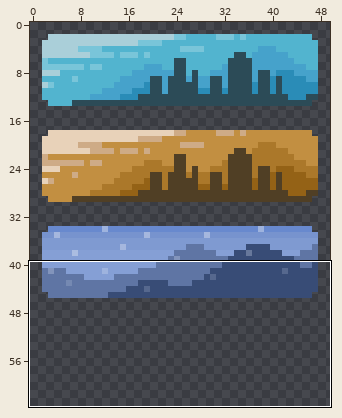
Pixel-art file: Spiceholic2025/App/image/head.aseprite. Above: a wide view before the commit, with the close-up outlined.
Close-up. Before the commit:
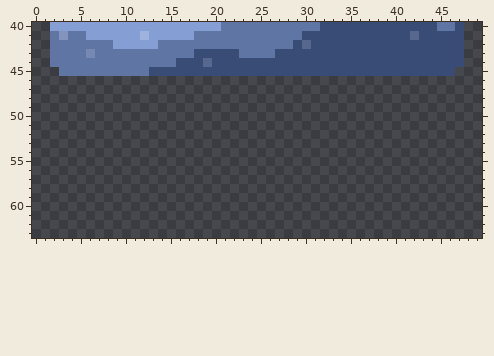
50x64 pixels, 1 frame. Colours within 5 levels of each other are drawn and written as one. Shown: x 0..49, y 40..63.
Once edited:
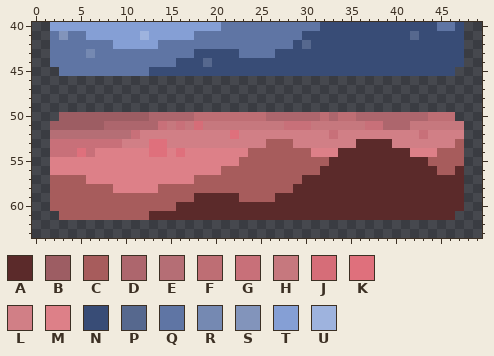
Palette (. is transparent): A #5b2a2a  B #9d5d63  C #a75c5c  D #ad666d  E #b56e75  F #be6e74  G #c87079  H #c6787e  J #d66d78  K #df707c  L #d17f86  M #dd8088  N #384c76  P #56688e  Q #5f75a4  R #7589b2  S #8294bb  T #859fd5  U #9eb3de
Change:
layer "c" opacity 58% added
Layers "c", "Layer 1":
y 50: x 3..46 ............................................ -> BBBBBBBBBBDDDDDFFFFFFFFDDDDDDFDFFDDDDDDDDFFF
y 51: x 2..47 .............................................. -> BBBBBBDDDDDDGHGHJHHHHHHHHHGGGHHHHHHGGDDDHHHHHH
y 52: x 2..47 .............................................. -> EEEEEEEEEGLLLLLLLLLLKLLLLLLLLLLGLLLLLLLLLGLLLL
y 53: x 2..47 .............................................. -> GGGGGGGGLLLKKLLLLLLLLLLLCCCLLLLLLLAAAALLLLLLLC
y 54: x 2..47 .............................................. -> GGGKGMMMMMMKKMKMMMMMMMCCCCCCCMMMAAAAAAAAMMMCCC
y 55: x 2..47 .............................................. -> MMMMMMMMMMMMMMMMMMMMMCCCCCCCCCCAAAAAAAAAAACCCC
y 56: x 2..47 .............................................. -> MMMMMMMMMMMMMMMMMMMCCCCCCCCCCCAAAAAAAAAAAAACCA
y 57: x 2..47 .............................................. -> CCCCMMMMMMMMMMMMCCCCCCCCCCCCAAAAAAAAAAAAAAAAAA
y 58: x 2..47 .............................................. -> CCCCCCCMMMMMCCCCCCCCCCCCCCCAAAAAAAAAAAAAAAAAAA
y 59: x 2..47 .............................................. -> CCCCCCCCCCCCCCCCAAAAACCCCAAAAAAAAAAAAAAAAAAAAA
y 60: x 2..47 .............................................. -> CCCCCCCCCCCCCCAAAAAAAAAAAAAAAAAAAAAAAAAAAAAAAA
y 61: x 3..46 ............................................ -> CCCCCCCCCCAAAAAAAAAAAAAAAAAAAAAAAAAAAAAAAAAA
